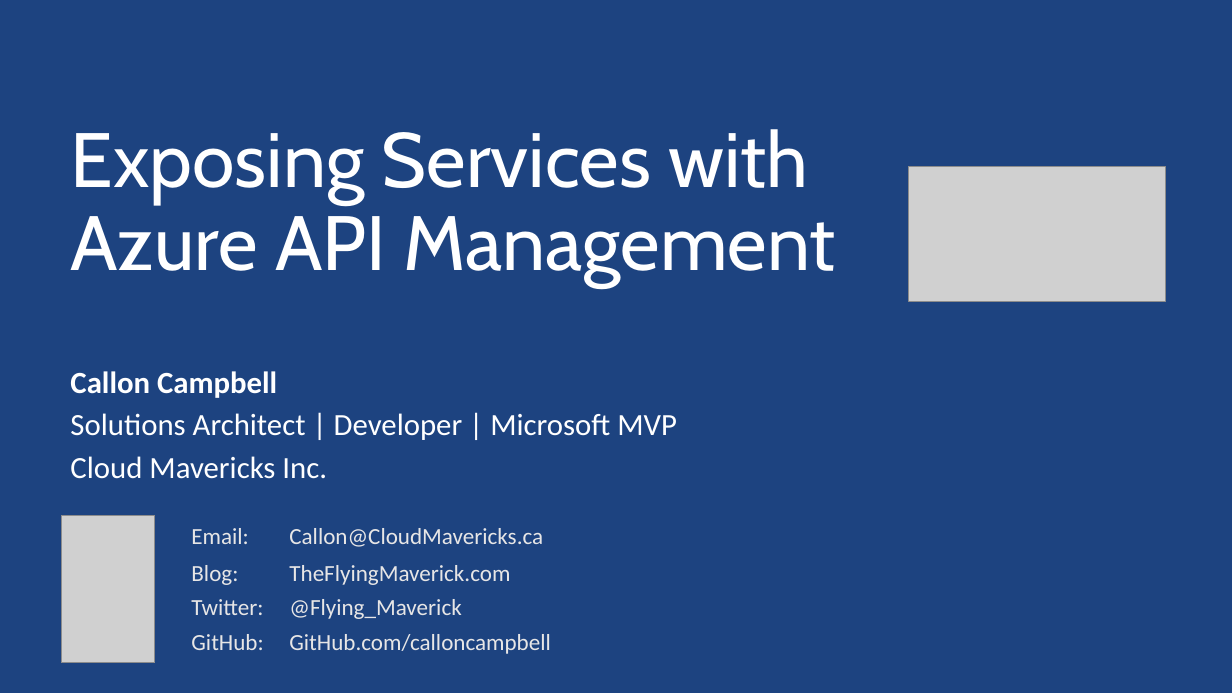
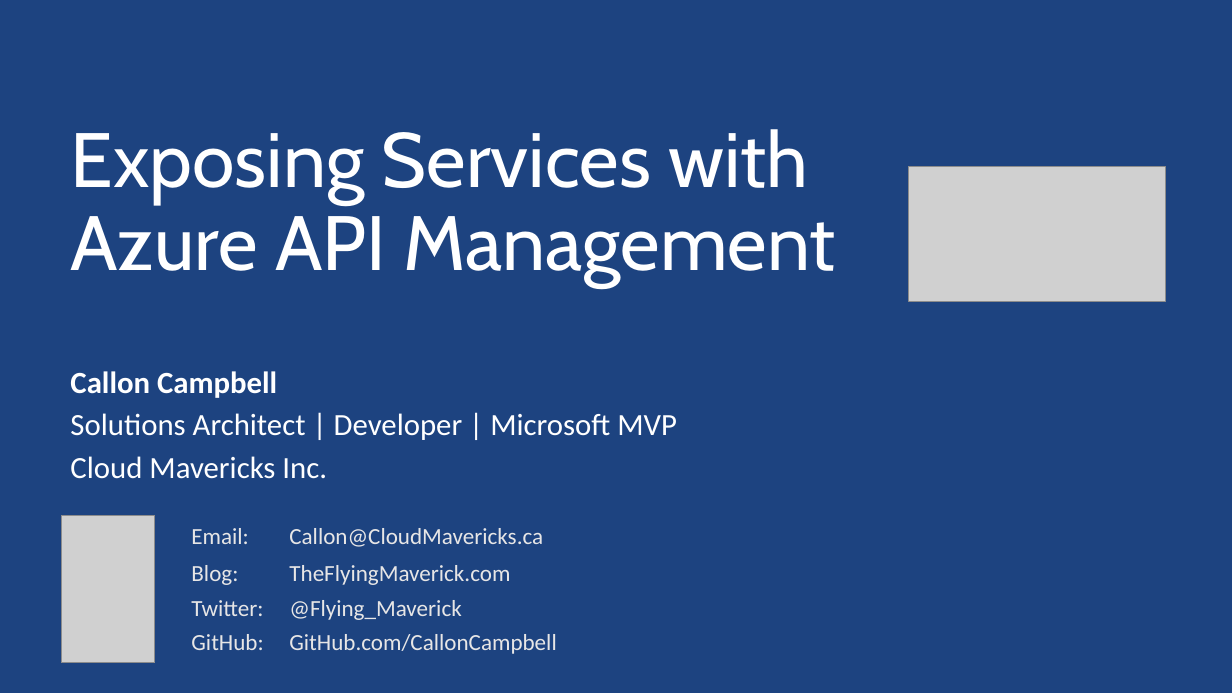
Before and after one commit to calloncampbell/Azure-API-Management-Demo, a slide deck: slide 1 of Presentation/Exposing Services with Azure API Management.pptx. Drawn at 1232x693 pixels with LibreOffice and Linux fonts; fonts in the diff are those of the drawing; grey boxes stand for pictures. Boxes give left, top, right and bottom in pixels: in the first picture for what was removed or moved away, otherwise in the second. Text is boxed around its words. In the diff, an @@ line names an element or a change of style, - is before the commit and + after.

```diff
--- a/Presentation/Exposing Services with Azure API Management.pptx
+++ b/Presentation/Exposing Services with Azure API Management.pptx
@@ table at (182, 518, 733, 660) @@
-row 4, column 2: GitHub.com/calloncampbell
+row 4, column 2: GitHub.com/CallonCampbell
```
Also in this commit, not shown: 3 other slides changed, 1 slide added, 3 other files.
